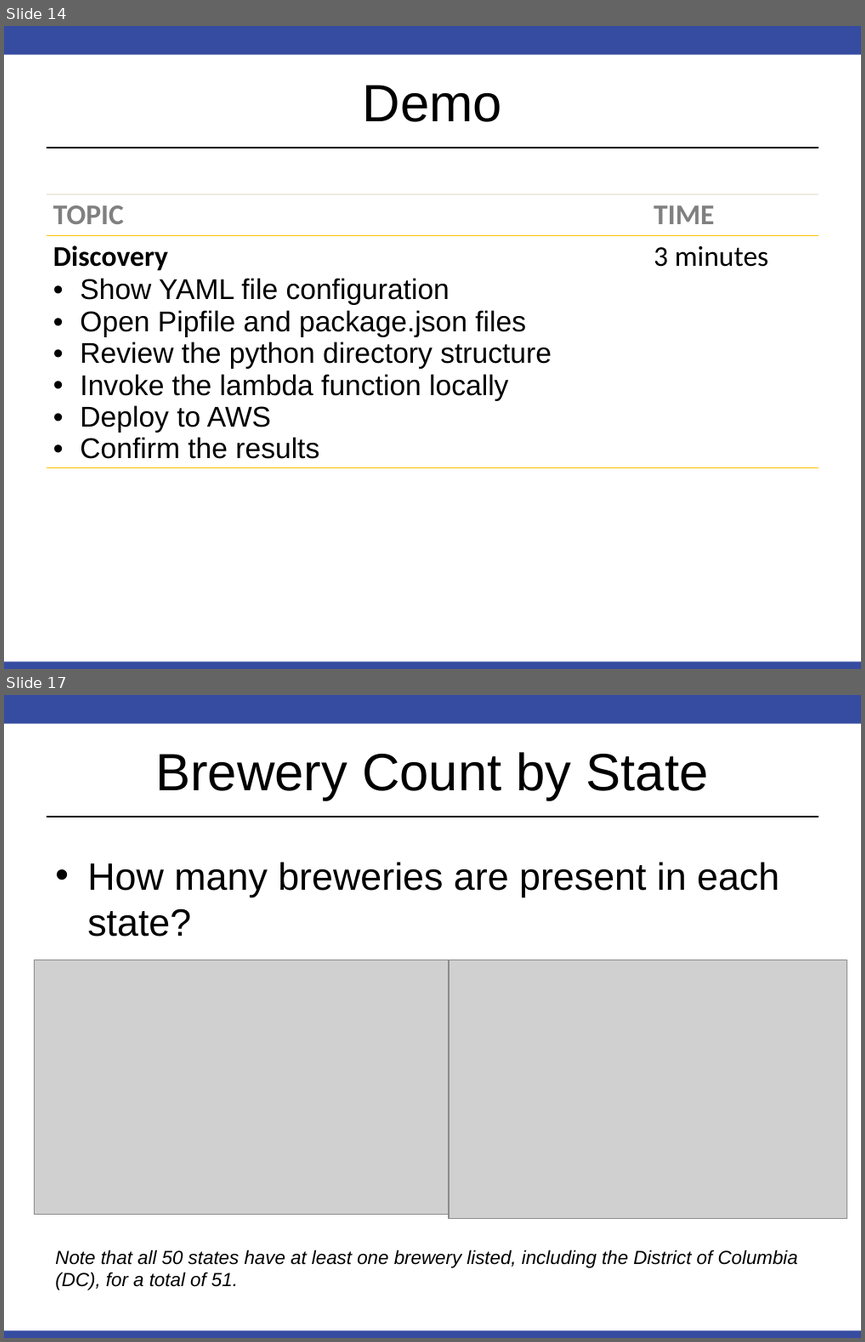
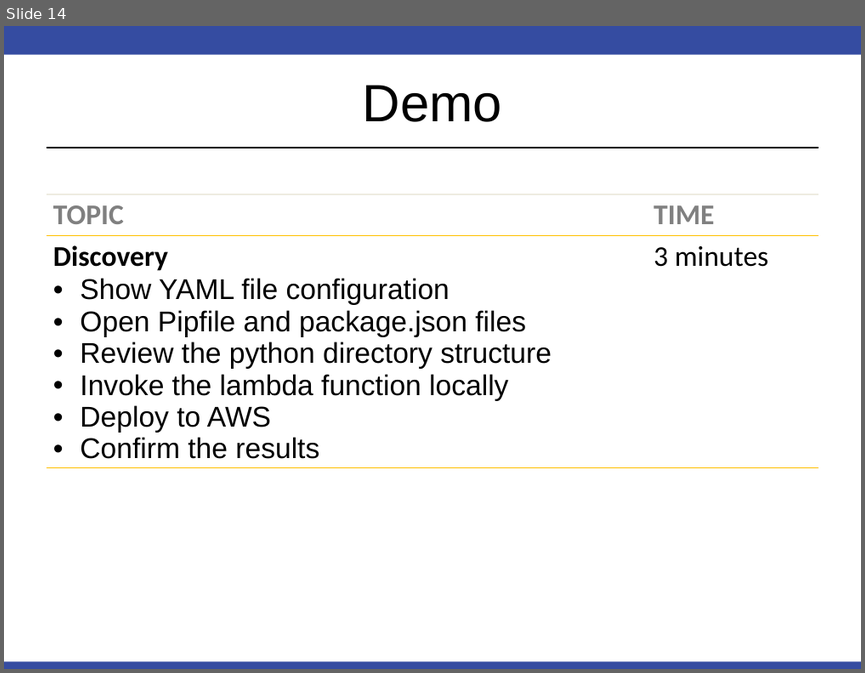
Before and after one commit to RobinsonCW/USWildfireAnalysis, a slide deck: presentation/DS7346_Cloud_Computing_Presentation.pptx. Shown one above the other, each under a label of ours: slides 14 and 17 before the commit, slide 14 after it; the slides between them are not shown. The pictures are 865x1342 and 865x673 pixels, drawn with LibreOffice and Linux fonts; fonts in the diff are those of the drawing; grey boxes stand for pictures. Boxes give left, top, right and bottom in pixels: in the first picture for what was removed or moved away, otherwise in the second. Text is boxed around its words. In the diff, an @@ line names an element or a change of style, - is before the commit and + after.

```diff
--- a/presentation/DS7346_Cloud_Computing_Presentation.pptx
+++ b/presentation/DS7346_Cloud_Computing_Presentation.pptx
@@ slide 17 removed at (x1=4, y1=695, x2=861, y2=1338), background #FFFFFF; not listed: 3 template elements that a slide beside it also shows @@
@@ title removed at (x1=155, y1=752, x2=709, y2=800) @@
-Brewery Count by State
@@ text removed at (x1=55, y1=862, x2=798, y2=1290) @@
-• How many breweries are present in each state?
-Note that all 50 states have at least one brewery listed, including the District of Columbia (DC), for a total of 51.
@@ picture removed at (x1=35, y1=959, x2=449, y2=1214) @@
@@ picture removed at (x1=449, y1=959, x2=847, y2=1219) @@
```
Also in this commit, not shown: 1 slide added, 10 other slides removed.
